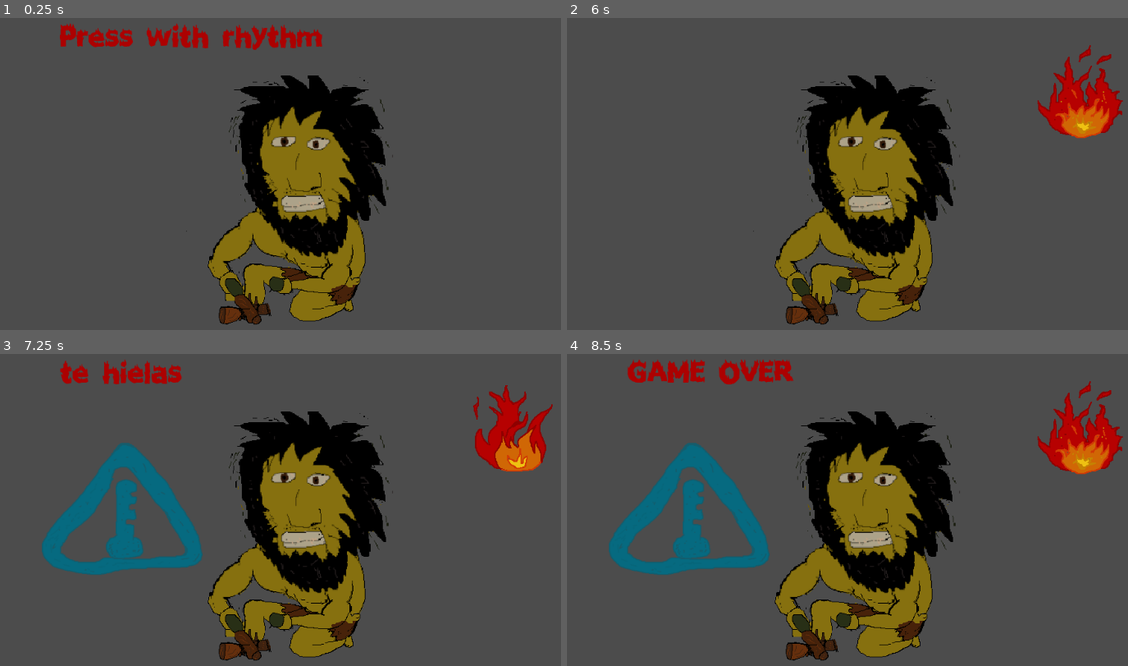
Above: before the commit, frames 1-4 (two rows, left to right).
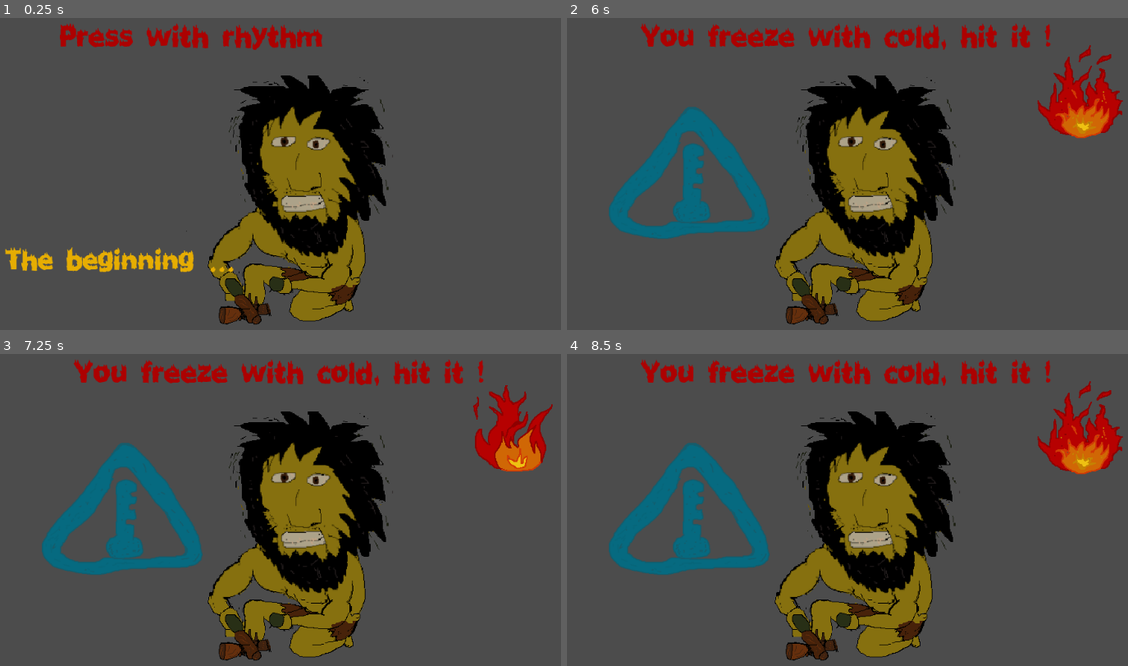
Above: after the commit, the same moments.

Repository: JoseGarciaMoreno/Mjam22
Game: Godot game, scene res://pantallas/origenF.tscn
Two runs of this game, one before a commit and one after it. Both use one fixed random seed, a clock stepped at 60 frames per second and the inputs below.
Inputs (mouse positions are in pixels of both pictures, inside the frame that each line leads up to):
- Up to frame 1 (0.25 s): no input
- Up to frame 2 (6 s): click (869, 180) at 0.5 s; click (869, 180) at 1.25 s; click (869, 180) at 2 s; tap Enter at 2.75 s
- Up to frame 3 (7.25 s): no input
- Up to frame 4 (8.5 s): no input

The runs differ from the first frame. In frame 1, 1.4% of the frame differs, in the area x 0-42%, y 73-82%; in frame 2, 7.3%, in the area x 7-87%, y 1-71%; in frame 3, 2.5%; in frame 4, 2.6%.

Commit message:
bueno , seguridad

Diff:
--- a/ejecutable/pantallas/origenF.gd
+++ b/ejecutable/pantallas/origenF.gd
@@ -1,13 +1,15 @@
 extends Node2D
-
-
 # Declare member variables here. Examples:
 # var a = 2
 var fuego = 0
 var banderaWin = false
 var banderaGM = false
 var inicio = true
-
+var limGOI = -5
+var limGOS = 16
+var limINF = 3
+var limSUP = 10
+var limH = 0
 
 # Called when the node enters the scene tree for the first time.
 func _ready():
@@ -18,25 +20,23 @@
 	$hud/mensa/TimerM.start(3)
 	$hud/caliente.hide()
 	$hud/fria.hide()
-
+#	$hud/cargando.hide()
+#	print($hud/cargando.get_text(),)
+	$hud/cargando.text = "The beginning ..."
 	pass # Replace with function body.
 
-
 # Called every frame. 'delta' is the elapsed time since the previous frame.
-#func _process(delta):
-#	pass
-
-
+#func
 func _on_TextureButton_button_up():
 	fuego +=1
 	$AnimatedSprite.play("default")
 	$TimerCarga.start(0.35)
-	print("anima suma",fuego)
+#	print("anima suma",fuego)
 
 	_comprobar()
-	if (fuego >3 and fuego <10 and !banderaWin):
-		print($hud/AnimatedSprite.show())
-
+	if (fuego >limINF and fuego < limSUP and !banderaWin):
+#		print($hud/AnimatedSprite.show())
+		$hud/AnimatedSprite.show()
 		if($TimerControl.time_left == 0):
 			$TimerControl.start(4)
 			$hud/AnimatedSprite.show()
@@ -45,9 +45,7 @@
 		$TimerControl.stop()
 		if(!banderaWin):
 			$hud/AnimatedSprite.hide()
-
 	pass # Replace with function body.
-
 
 func _on_TimerCarga_timeout():
 	$AnimatedSprite.stop()
@@ -58,10 +56,10 @@
 
 func _on_TimerDescarga_timeout():
 	fuego -=1
-	if (fuego < -1 and ($hud/mensa/TimerInicio.time_left==0)):
+	if (fuego < limH and ($hud/mensa/TimerInicio.time_left==0)):
 		print("te hielas",fuego)
 		$hud/fria.show()
-		$hud/mensa.text = "te hielas"
+		$hud/mensa.text = "¡ You freeze with cold, hit it !"
 	else:
 		if (!$hud/mensa/TimerInicio.time_left==0):
 			print("te hielas",fuego)
@@ -69,8 +67,8 @@
 			if(!banderaWin):
 				$hud/fria.hide()
 				$hud/mensa.text = ""
-	if (fuego < -4 ):
-		print("game over",fuego)
+	if (fuego < limGOI or fuego > limGOS):
+		print("game over ",fuego)
 		$hud/mensa.text = "GAME OVER"
 		if (!banderaGM):
 			banderaGM = true
@@ -79,14 +77,16 @@
 	pass # Replace with function body.
 
 func _on_TimerControl_timeout():
-		if (fuego >3 and fuego <10 and !banderaWin):
+		if (fuego >limINF and fuego <limSUP and !banderaWin):
 			banderaWin = true
 			print("win",fuego)
-			$hud/mensa.text = "¡You WIN,  maquina!"
+			$hud/mensa.text = "¡You WIN! ,  ¡maquina!"
 			$hud/AnimatedSprite.show()
 			$hud/AnimatedSprite2.show()
 			$hud/AnimatedSprite2.play("fuegoA")
 			$hud/mensa/TimerM.start(3)
+			$hud/cargando.text  = "Loading  \n Please, wait"
+			$hud/cargando.show()
 			pass # Replace with function body.
 
 func _on_TimerM_timeout():
@@ -94,12 +94,14 @@
 	$hud/mensa/TimerM.stop()
 	if (banderaWin):
 		print ("saltar pantalla")
+#		print(get_tree().change_scene("res://pantallas/platafuego.tscn"))
 		print(get_tree().reload_current_scene())
 		pass # Replace with function body.
 
 func _on_TimerInicio_timeout():
 	$TimerDescarga.start(0.6)
 	$hud/mensa/TimerInicio.stop()
+	$hud/cargando.hide()
 	pass # Replace with function body.
 
 func _comprobar():
@@ -110,7 +112,7 @@
 		if (!banderaWin):
 			$hud/caliente.hide()
 			$hud/mensa.text = ""
-			if(fuego > 3 and fuego < 10):
+			if(fuego > limINF and fuego < limSUP):
 				$hud/mensa.text = "Good rhythm"
 			else:
 				$hud/mensa.text = ""
--- a/ejecutable/pantallas/origenF.tscn
+++ b/ejecutable/pantallas/origenF.tscn
@@ -28,6 +28,11 @@
 "name": "fuegoA",
 "speed": 4.0
 } ]
+
+[sub_resource type="DynamicFont" id=4]
+size = 40
+outline_color = Color( 0.992157, 0.682353, 0.00784314, 1 )
+font_data = ExtResource( 6 )
 
 [node name="origenF" type="Node2D"]
 script = ExtResource( 1 )
@@ -89,6 +94,16 @@
 scale = Vector2( 0.833491, 0.72 )
 texture = ExtResource( 8 )
 
+[node name="cargando" type="Label" parent="hud"]
+margin_left = 56.0
+margin_top = 413.0
+margin_right = 246.0
+margin_bottom = 498.0
+custom_colors/font_color = Color( 0.901961, 0.678431, 0.00784314, 1 )
+custom_fonts/font = SubResource( 4 )
+text = "espera
+cargando"
+
 [connection signal="button_up" from="TextureButton" to="." method="_on_TextureButton_button_up"]
 [connection signal="timeout" from="TimerCarga" to="." method="_on_TimerCarga_timeout"]
 [connection signal="timeout" from="TimerDescarga" to="." method="_on_TimerDescarga_timeout"]
--- /dev/null
+++ b/ejecutable/pantallas/platafuego.tscn
@@ -0,0 +1,8 @@
+[gd_scene format=2]
+
+[node name="platafuego" type="Node2D"]
+
+[node name="Label" type="Label" parent="."]
+margin_right = 40.0
+margin_bottom = 14.0
+text = "OOOOOOOOOOOOOOOOO"
--- a/ejecutable/project.godot
+++ b/ejecutable/project.godot
@@ -14,6 +14,10 @@
 run/main_scene="res://pantallas/origenF.tscn"
 config/icon="res://icon.png"
 
+[display]
+
+window/stretch/mode="viewport"
+
 [gui]
 
 common/drop_mouse_on_gui_input_disabled=true
Not shown, changed: ejecutable/export_presets.cfg
Binary file added: ejecutable/imagenes/arana.png
Not shown, added: ejecutable/imagenes/arana.png.import
Not shown, added: ejecutable/imagenes/fondo-verde-1-casa.png.import
Binary file added: ejecutable/imagenes/fondo-verde-1.png
Not shown, added: ejecutable/imagenes/fondo-verde-1.png.import
Binary file added: ejecutable/imagenes/ladrillo1.png
Not shown, added: ejecutable/imagenes/ladrillo1.png.import
Binary file added: ejecutable/imagenes/ladrillo2.png
Not shown, added: ejecutable/imagenes/ladrillo2.png.import
Binary file added: ejecutable/imagenes/ladrillo3.png
Not shown, added: ejecutable/imagenes/ladrillo3.png.import
(and 3 more such lines)
